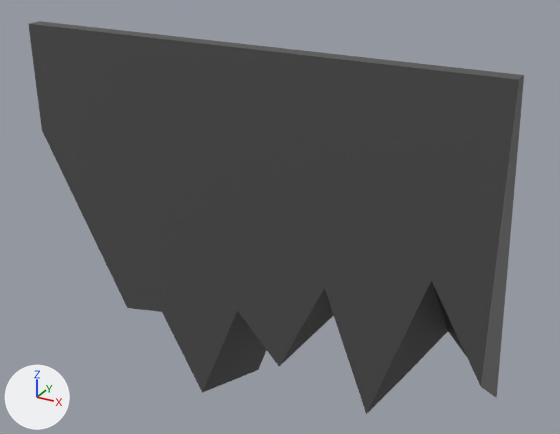
What one commit did to the FBX model Assets/Imported/Models/Environment/Clif.fbx.
Both versions are drawn from a 50 mm camera at (-5.2, 5.0, 23.1) aimed at (-19.7, 31.3, 9.9). The axes (+X, +Y, +Z) are drawn at lower left. The lights are the same throughout. Where no turn or scale is listed for an object, it has been applied to the vertices.

In view in the first picture: 'brzeg'.
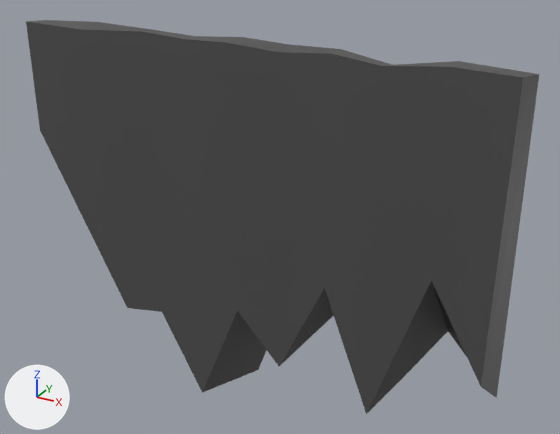
Commit message: CS-32 - changing clifs model

Where the newer file only moved an object's origin or applied its transform, the numbers keep the older frame.

Location of each change, (x1, y1, x2, y2) in pixels of the pictures (560 x 434 px):
'brzeg', reshaped: before (28, 21, 524, 414); after (26, 20, 539, 414)

The edits, one by one:
me_cube_019 is used by ob_brzeg; location (-19.34, 29.59, 11.71).
me_cube_019 had 40 vertices, 38 faces and spanned x -10.7..9.3, y -1.1..3.8, z -11.6..5.8.
me_cube_019 now has 40 vertices, 47 faces and spans x -10.8..9.8, y -1.4..3.8, z -11.6..6.0.
Part 1, on me_cube_019:
9 faces are deleted.
4 vertices in x -4.8..7.2, y -1.1..-0.4, z 5.8 move by (0.0, 0.0, 0.2).
16 vertices move from x -10.7..9.3, y -1.1..-0.4, z 1.2..5.8 to x -10.8..9.8, y -1.4..-0.1, z 1.2..6.0.
18 new faces join them.
